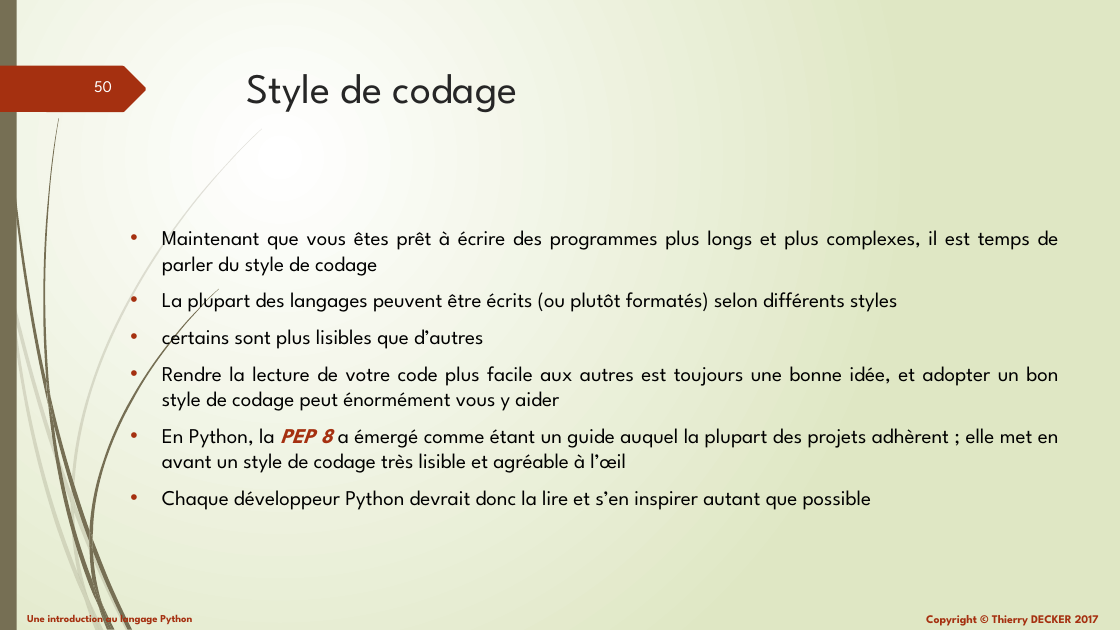
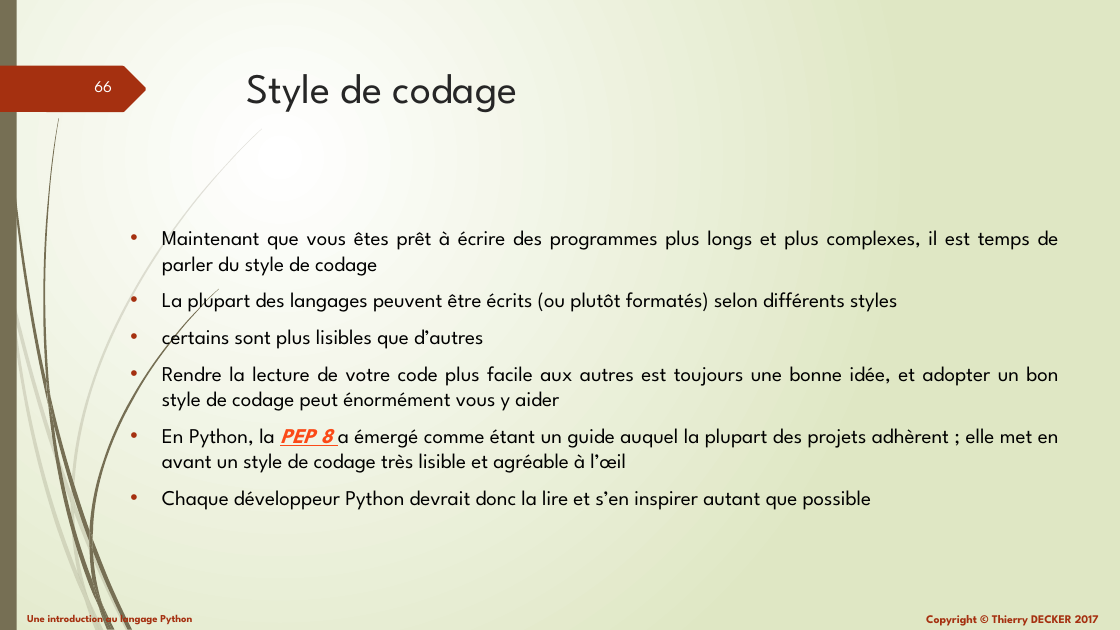
Before and after one commit to VikmanTheRacoon/learning-python, a slide deck: slide 66 of documentations/learning-python.pptx (slide 50 before the commit). Drawn at 1120x630 pixels with LibreOffice and Linux fonts; fonts in the diff are those of the drawing. Boxes give left, top, right and bottom in pixels: in the first picture for what was removed or moved away, otherwise in the second. Text is boxed around its words. In the diff, an @@ line names an element or a change of style, - is before the commit and + after.

```diff
--- a/documentations/learning-python.pptx
+++ b/documentations/learning-python.pptx
@@ page number at [94,81,112,92]: text changed @@
-50
+66
@@ text at [162,428,1059,473]: text colour #A53010 to #FB4A18, underline on in "PEP 8" @@
```
Also in this commit, not shown: 1 other slide changed, 16 slides added, 1 other file.
